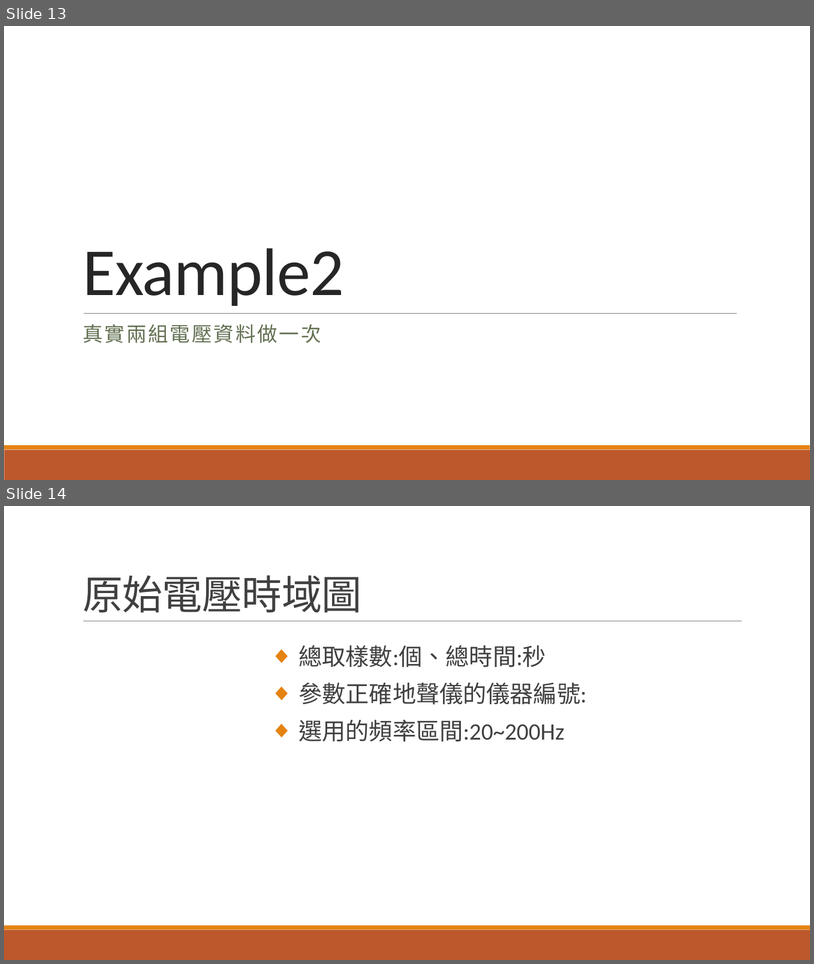
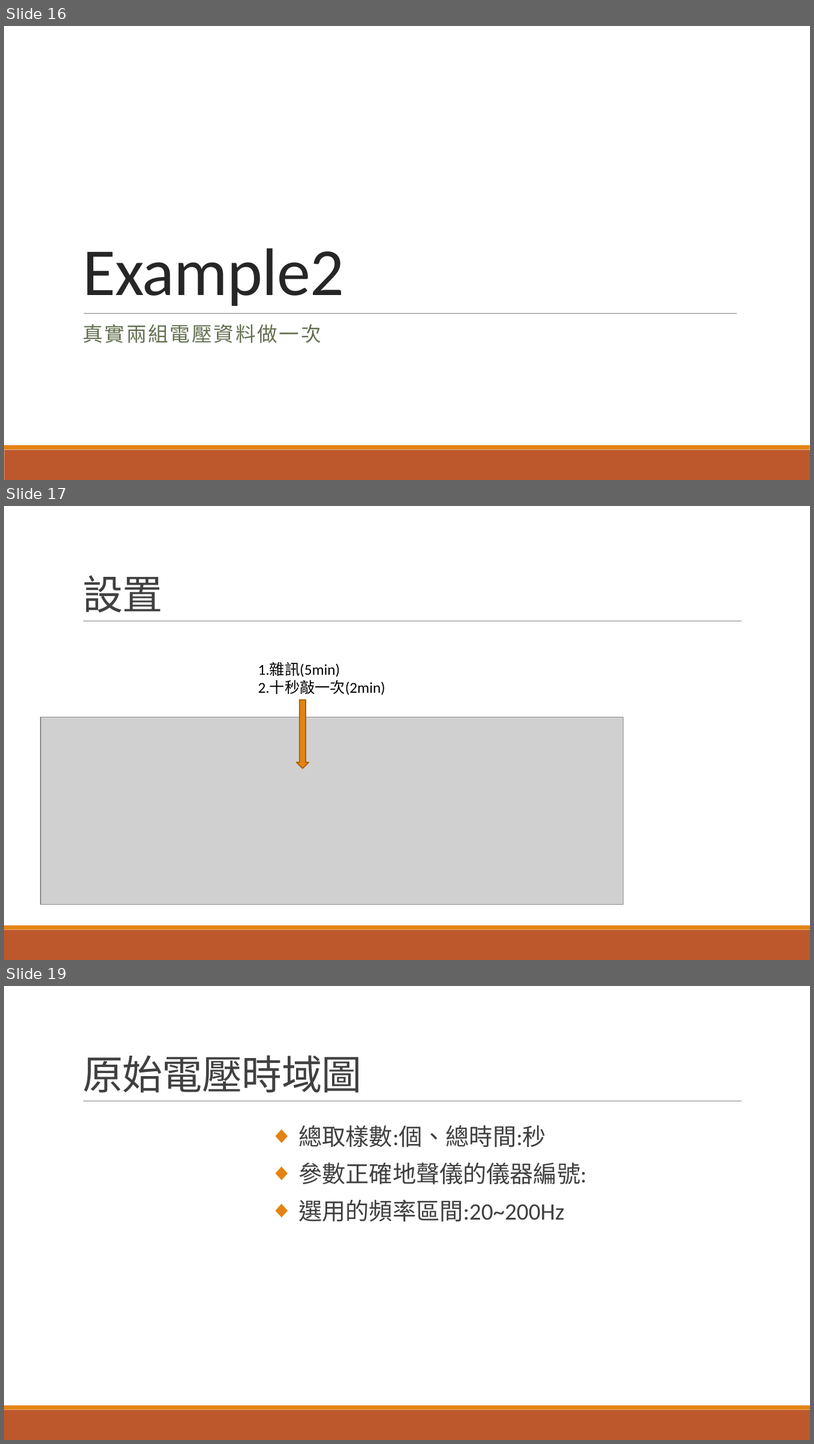
Before and after one commit to r889165/BackUpThesis, a slide deck: Geophone_Calibration/地聲儀求參數.pptx. Shown one above the other, each under a label of ours: slides 13 and 14 before the commit, slides 16, 17 and 19 after it; the slides between them are not shown. The pictures are 814x964 and 814x1444 pixels, drawn with LibreOffice and Linux fonts; fonts in the diff are those of the drawing; grey boxes stand for pictures. Boxes give left, top, right and bottom in pixels: in the first picture for what was removed or moved away, otherwise in the second. Text is boxed around its words. In the diff, an @@ line names an element or a change of style, - is before the commit and + after.

```diff
--- a/Geophone_Calibration/地聲儀求參數.pptx
+++ b/Geophone_Calibration/地聲儀求參數.pptx
@@ slide 17 added at [4, 506, 810, 960], background #FFFFFF; not listed: 3 template elements that a slide beside it also shows @@
@@ title added at [83, 575, 163, 613], 48 pt, text #404040 @@
+設置
@@ text added at [258, 663, 386, 695], 18 pt, text #000000 @@
+1.雜訊(5min)
+2.十秒敲一次(2min)
@@ down arrow added at [297, 700, 309, 769], fill #E48312, outline #A9610D 1.25 pt @@
@@ picture added at [41, 717, 624, 904] @@
@@ what was slide 13 is now slide 16 @@
@@ what was slide 14 is now slide 19 @@
```
Also in this commit, not shown: 7 slides changed, 4 other slides added, 3 other files.
